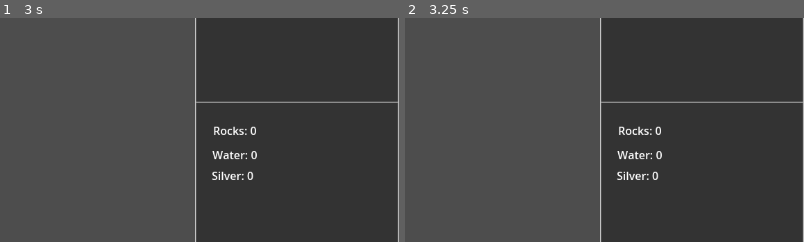
Above: before the commit, frames 1-2 (left to right).
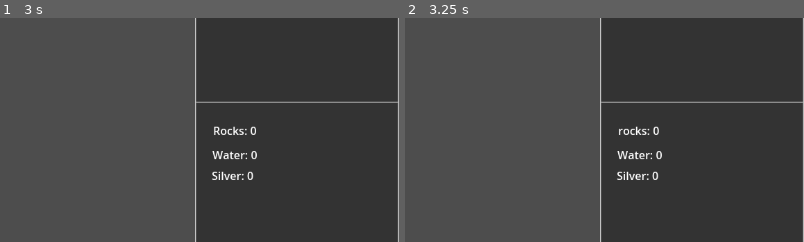
Above: after the commit, the same moments.

Repository: BoscoPubVoi/IdleSpel
Game: Godot game, scene res://main.tscn
Same seed, same stepped clock (60 frames per second), same inputs: the game is played once before the commit and once after it.
Inputs:
- Up to frame 1 (3 s): tap Enter at 0.5, 2 s; tap Space at 1.25, 2.75 s
- Up to frame 2 (3.25 s): no input
The pictures show only the part of the screen within x 50-100%, y 48-98%; the shares and areas given below are measured in that part.

Frame 1 is identical in both runs. In frame 2, 0.3% of the frame differs, in the area x 53-65%, y 48-53%.

Commit message:
cycles through steps!!

Diff:
--- a/GameState/CycleStepRunner.gd
+++ b/GameState/CycleStepRunner.gd
@@ -1,4 +1,5 @@
 class_name CycleStepRunner
+
 static func runOneStep():
 	Game.placeInCycle += 1
 	Game.placeInCycle = Game.placeInCycle % Game.maxSupportedActions
--- a/UIElements/ActionIcon.gd
+++ b/UIElements/ActionIcon.gd
@@ -7,30 +7,32 @@
 
 @onready var textureRect = $TextureRect
 
+var used = false
+
 func _ready():
 	textureRect.texture = load(icon_path)
 
 func _get_drag_data(at_position):
-	var data = {}
-	data["action"] = Action.new()
-	data["action"].constructor(operations)
-	data["action"].name = action_name
-	var drag_texture = TextureRect.new()
-	drag_texture.texture = load(icon_path)
-	drag_texture.size = Vector2(32,32)
+	if !used:
+		var data = {}
+		data["action"] = Action.new()
+		data["action"].constructor(operations)
+		data["action"].name = action_name
+		var drag_texture = TextureRect.new()
+		drag_texture.texture = load(icon_path)
+		drag_texture.size = Vector2(32,32)
 
-	var control = Control.new()
-	control.add_child(drag_texture)
-	drag_texture.position = -0.5 * (drag_texture.size)
+		var control = Control.new()
+		control.add_child(drag_texture)
+		drag_texture.position = -0.5 * (drag_texture.size)
 
-	set_drag_preview(control)
-	data["texture"] = drag_texture
-	return data
-	pass
+		set_drag_preview(control)
+		data["texture"] = drag_texture
+		return data
 
 func _can_drop_data(at_position, data):
 	return true
 	return false
 
 func _drop_data(at_position, data):
-	pass
+	used = true
--- a/UIElements/ActionIndent.gd
+++ b/UIElements/ActionIndent.gd
@@ -5,12 +5,13 @@
 var enabled = true
 
 func _ready():
-
 	pass
 
 func _get_drag_data(at_position):
 	var data = {}
-	var drag_texture = ActionIcon.new()
+	var drag_texture = TextureRect.new()
+	drag_texture.texture = textureRect.texture
+	drag_texture.size = Vector2(32,32)
 	drag_texture.size = Vector2(32,32)
 
 	var control = Control.new()
--- a/main.gd
+++ b/main.gd
@@ -1,8 +1,10 @@
 extends Control
+
 
 @onready var secondaryActions = $ActionsPanel/ScrollContainer/Margin/WholeActionContainer/SecondaryActions
 @onready var tertiaryActions = $ActionsPanel/ScrollContainer/Margin/WholeActionContainer/TertiaryActions
 
+var cycleStepRunner = CycleStepRunner.new()
 
 # Called when the node enters the scene tree for the first time.
 func _ready():
@@ -17,3 +19,11 @@
 
 func unlock_tertiary_actions():
 	tertiaryActions.show()
+
+
+
+func _on_timer_timeout():
+	print("running step")
+	cycleStepRunner.runOneStep()
+	$ResourcesPanel/Label.text = "rocks: " + str(Game.resources["rocks"])
+	pass # Replace with function body.
--- a/main.tscn
+++ b/main.tscn
@@ -280,3 +280,9 @@
 offset_right = 192.0
 offset_bottom = 143.0
 text = "Silver: 0"
+
+[node name="Timer" type="Timer" parent="."]
+wait_time = 3.0
+autostart = true
+
+[connection signal="timeout" from="Timer" to="." method="_on_timer_timeout"]
